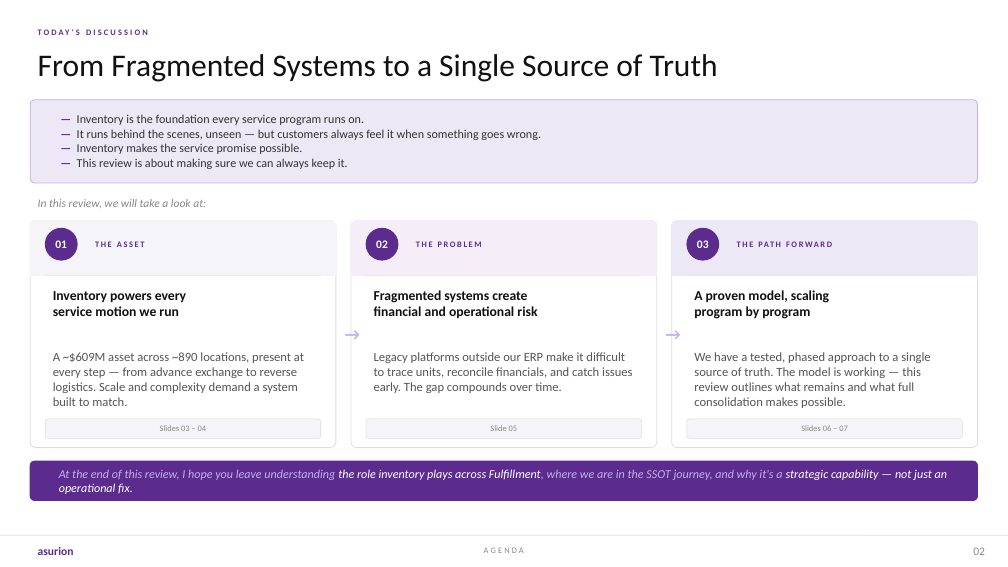
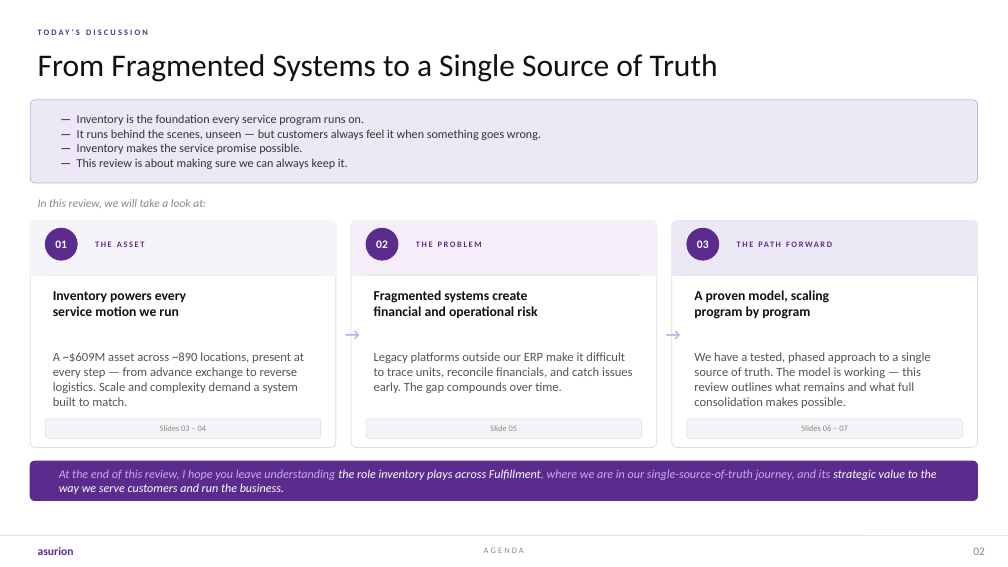
Before and after one commit to pritchardbna/my-portfolio, a slide deck: slide 2 of public/Inventory-at-Asurion.pptx. Drawn at 1008x567 pixels with LibreOffice and Linux fonts; fonts in the diff are those of the drawing. Boxes give left, top, right and bottom in pixels: in the first picture for what was removed or moved away, otherwise in the second. Text is boxed around its words. In the diff, an @@ line names an element or a change of style, - is before the commit and + after.

```diff
--- a/public/Inventory-at-Asurion.pptx
+++ b/public/Inventory-at-Asurion.pptx
@@ text at bbox=[59, 469, 937, 494]: text changed @@
-At the end of this review, I hope you leave understanding the role inventory plays across Fulfillment, where we are in the SSOT journey, and why it's a strategic capability — not just an operational fix.
+At the end of this review, I hope you leave understanding the role inventory plays across Fulfillment, where we are in our single-source-of-truth journey, and its strategic value to the way we serve customers and run the business.
```
Also in this commit, not shown: 1 other file.
